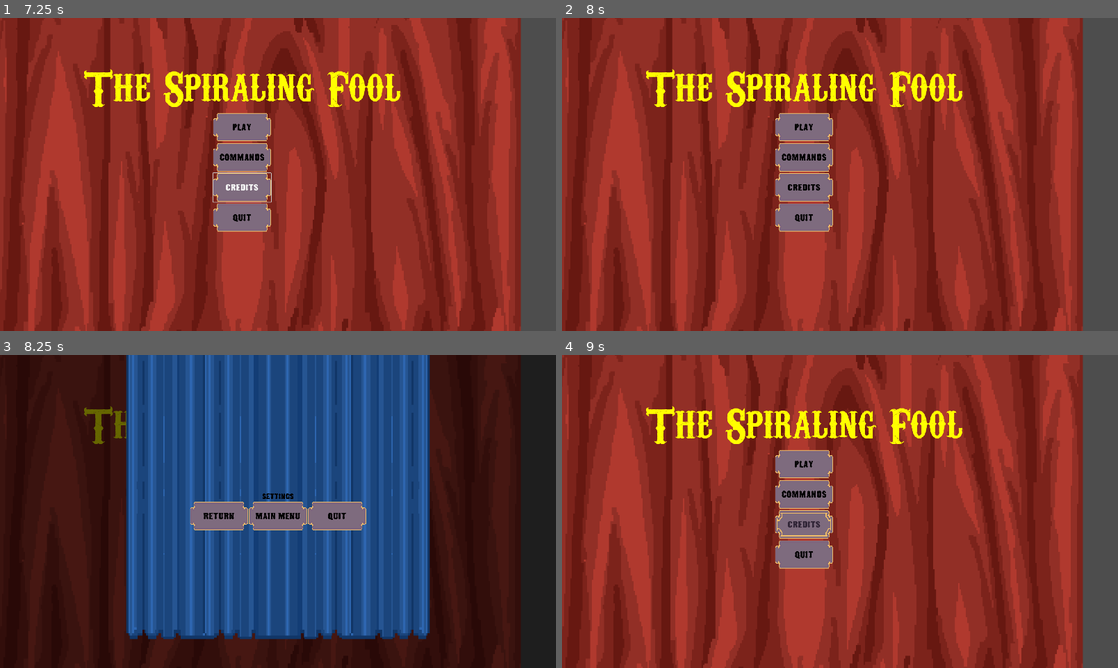
Above: before the commit, frames 1-4 (two rows, left to right).
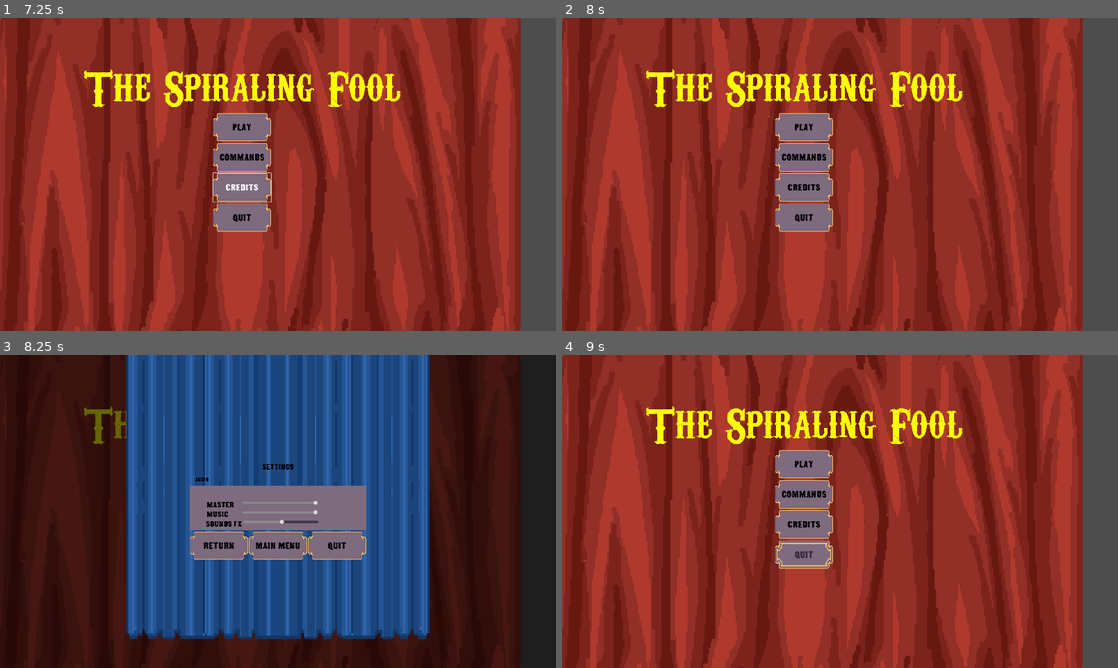
Above: after the commit, the same moments.

Repository: OscarPindaro/BossRushJam2025
Game: Godot game, scene res://base_controller.tscn
Two runs of this game, one before a commit and one after it. Both use one fixed random seed, a clock stepped at 60 frames per second and the inputs below. This scene is started directly instead of the project's main scene.
Inputs (mouse positions are in pixels of both pictures, inside the frame that each line leads up to):
- Up to frame 1 (7.25 s): click "Play" at 0.5 s; click "Play" at 1.25 s; click (27, 33) at 2 s; click "Commands" at 2.75 s; click "Credits" at 3.5 s; move the mouse to (400, 158) at 4.27 s; hold D (ui_right) 4.28-5.03 s; move the mouse to (166, 190) at 5.02 s; hold S (ui_down) 5.03-5.78 s; move the mouse to (333, 105) at 5.77 s; hold D (ui_right) 5.78-6.53 s; move the mouse to (250, 237) at 6.52 s; hold W (ui_up) from 6.53 s (still down)
- Up to frame 2 (8 s): move the mouse to (1006, 221) at 7.27 s; release W (ui_up) at 7.28 s; hold A (ui_left) from 7.28 s (still down)
- Up to frame 3 (8.25 s): keep holding A (ui_left); tap Enter at 8 s; move the mouse to (111, 464) at 8.02 s
- Up to frame 4 (9 s): release A (ui_left) at 8.75 s; click "Return" at 8.75 s

Frames 1-2 are identical in both runs. In frame 3, 5.4% of the frame differs, in the area x 34-66%, y 34-66%; in frame 4, 0.3%.
Error in both runs: Cannot call method 'instantiate' on a null value. (res://scenes/controller/scene_dock.gd:44)

Commit message:
fixed audio, audio sliders and added some sounds

Diff:
--- a/asset/sfx/strong_man/strongman_sounds.tres
+++ b/asset/sfx/strong_man/strongman_sounds.tres
@@ -1,9 +1,10 @@
-[gd_resource type="Resource" script_class="SoundsCollection" load_steps=7 format=3 uid="uid://ci1ddpt6csa3x"]
+[gd_resource type="Resource" script_class="SoundsCollection" load_steps=9 format=3 uid="uid://ci1ddpt6csa3x"]
 
 [ext_resource type="Script" path="res://scenes/player/audio_tracks.gd" id="1_7cu8x"]
 [ext_resource type="Script" path="res://scenes/player/audio_track.gd" id="2_h25ol"]
 [ext_resource type="AudioStream" uid="uid://vlr0jgaedrxt" path="res://asset/sfx/strong_man/attack_charge.wav" id="3_k1q4p"]
 [ext_resource type="AudioStream" uid="uid://byfw0ebodpbkx" path="res://asset/sfx/strong_man/attack_slam.wav" id="4_77olk"]
+[ext_resource type="AudioStream" uid="uid://d1e1ks2gksc2x" path="res://asset/sfx/strong_man/strongman_death.wav" id="5_nisuu"]
 
 [sub_resource type="Resource" id="Resource_j6qmr"]
 script = ExtResource("2_h25ol")
@@ -15,6 +16,11 @@
 track_name = "slam_attack"
 track_file = ExtResource("4_77olk")
 
+[sub_resource type="Resource" id="Resource_mg8v5"]
+script = ExtResource("2_h25ol")
+track_name = "death"
+track_file = ExtResource("5_nisuu")
+
 [resource]
 script = ExtResource("1_7cu8x")
-sounds = Array[ExtResource("2_h25ol")]([SubResource("Resource_j6qmr"), SubResource("Resource_4cckn")])
+sounds = Array[ExtResource("2_h25ol")]([SubResource("Resource_j6qmr"), SubResource("Resource_4cckn"), SubResource("Resource_mg8v5")])
--- a/default_bus_layout.tres
+++ b/default_bus_layout.tres
@@ -13,3 +13,21 @@
 bus/2/bypass_fx = false
 bus/2/volume_db = -5.625
 bus/2/send = &"Master"
+bus/3/name = &"Player"
+bus/3/solo = false
+bus/3/mute = false
+bus/3/bypass_fx = false
+bus/3/volume_db = 0.0
+bus/3/send = &"Sfx"
+bus/4/name = &"Strongman"
+bus/4/solo = false
+bus/4/mute = false
+bus/4/bypass_fx = false
+bus/4/volume_db = 0.0
+bus/4/send = &"Sfx"
+bus/5/name = &"Ballerina"
+bus/5/solo = false
+bus/5/mute = false
+bus/5/bypass_fx = false
+bus/5/volume_db = 0.0
+bus/5/send = &"Sfx"
--- a/project.godot
+++ b/project.godot
@@ -28,30 +28,34 @@
 
 ui_left={
 "deadzone": 0.5,
-"events": [Object(InputEventKey,"resource_local_to_scene":fa …(119 unchanged characters)… ressed":false,"pressed":false,"keycode":65,"physical_keycode":0,"key_label":0,"unicode":97,"location":0,"echo":false,"script":null)
+"events": [Object(InputEventKey,"resource_local_to_scene":fa …(119 unchanged characters)… ressed":false,"pressed":false,"keycode":4194319,"physical_keycode":0,"key_label":0,"unicode":0,"location":0,"echo":false,"script":null)
 , Object(InputEventJoypadButton,"resource_local_to_scene":false,"resource_name":"","device":0,"button_index":13,"pressure":0.0,"pressed":false,"script":null)
 , Object(InputEventJoypadMotion,"resource_local_to_scene":false,"resource_name":"","device":0,"axis":0,"axis_value":-1.0,"script":null)
+, Object(InputEventKey,"resource_local_to_scene":false,"resource_name":"","device":-1,"window_id":0,"alt_pressed":false,"shift_pressed":false,"ctrl_pressed":false,"meta_pressed":false,"pressed":false,"keycode":0,"physical_keycode":65,"key_label":0,"unicode":97,"location":0,"echo":false,"script":null)
 ]
 }
 ui_right={
 "deadzone": 0.5,
-"events": [Object(InputEventKey,"resource_local_to_scene":fa …(119 unchanged characters)… ressed":false,"pressed":false,"keycode":68,"physical_keycode":0,"key_label":0,"unicode":100,"location":0,"echo":false,"script":null)
+"events": [Object(InputEventKey,"resource_local_to_scene":fa …(119 unchanged characters)… ressed":false,"pressed":false,"keycode":4194321,"physical_keycode":0,"key_label":0,"unicode":0,"location":0,"echo":false,"script":null)
 , Object(InputEventJoypadButton,"resource_local_to_scene":false,"resource_name":"","device":0,"button_index":14,"pressure":0.0,"pressed":false,"script":null)
 , Object(InputEventJoypadMotion,"resource_local_to_scene":false,"resource_name":"","device":0,"axis":0,"axis_value":1.0,"script":null)
+, Object(InputEventKey,"resource_local_to_scene":false,"resource_name":"","device":-1,"window_id":0,"alt_pressed":false,"shift_pressed":false,"ctrl_pressed":false,"meta_pressed":false,"pressed":false,"keycode":0,"physical_keycode":68,"key_label":0,"unicode":100,"location":0,"echo":false,"script":null)
 ]
 }
 ui_up={
 "deadzone": 0.5,
-"events": [Object(InputEventKey,"resource_local_to_scene":fa …(119 unchanged characters)… ressed":false,"pressed":false,"keycode":87,"physical_keycode":0,"key_label":0,"unicode":119,"location":0,"echo":false,"script":null)
+"events": [Object(InputEventKey,"resource_local_to_scene":fa …(119 unchanged characters)… ressed":false,"pressed":false,"keycode":4194320,"physical_keycode":0,"key_label":0,"unicode":0,"location":0,"echo":false,"script":null)
 , Object(InputEventJoypadButton,"resource_local_to_scene":false,"resource_name":"","device":0,"button_index":11,"pressure":0.0,"pressed":false,"script":null)
 , Object(InputEventJoypadMotion,"resource_local_to_scene":false,"resource_name":"","device":0,"axis":1,"axis_value":-1.0,"script":null)
+, Object(InputEventKey,"resource_local_to_scene":false,"resource_name":"","device":-1,"window_id":0,"alt_pressed":false,"shift_pressed":false,"ctrl_pressed":false,"meta_pressed":false,"pressed":false,"keycode":0,"physical_keycode":87,"key_label":0,"unicode":119,"location":0,"echo":false,"script":null)
 ]
 }
 ui_down={
 "deadzone": 0.5,
-"events": [Object(InputEventKey,"resource_local_to_scene":fa …(119 unchanged characters)… ressed":false,"pressed":false,"keycode":83,"physical_keycode":0,"key_label":0,"unicode":115,"location":0,"echo":false,"script":null)
+"events": [Object(InputEventKey,"resource_local_to_scene":fa …(119 unchanged characters)… ressed":false,"pressed":false,"keycode":4194322,"physical_keycode":0,"key_label":0,"unicode":0,"location":0,"echo":false,"script":null)
 , Object(InputEventJoypadButton,"resource_local_to_scene":false,"resource_name":"","device":0,"button_index":12,"pressure":0.0,"pressed":false,"script":null)
 , Object(InputEventJoypadMotion,"resource_local_to_scene":false,"resource_name":"","device":0,"axis":1,"axis_value":1.0,"script":null)
+, Object(InputEventKey,"resource_local_to_scene":false,"resource_name":"","device":-1,"window_id":0,"alt_pressed":false,"shift_pressed":false,"ctrl_pressed":false,"meta_pressed":false,"pressed":false,"keycode":0,"physical_keycode":83,"key_label":0,"unicode":115,"location":0,"echo":false,"script":null)
 ]
 }
 
--- a/scenes/balls/rag_ball.tscn
+++ b/scenes/balls/rag_ball.tscn
@@ -4,7 +4,7 @@
 [ext_resource type="Texture2D" uid="uid://bbpahas4mr50q" path="res://asset/graphic/Palla DA foca.png" id="2_dg8q1"]
 [ext_resource type="AudioStream" uid="uid://bgbi8m00cfrw2" path="res://asset/sfx/player/dealing_damage/8-bit_damage.wav" id="3_n6ho7"]
 [ext_resource type="Script" path="res://scenes/player/sounds.gd" id="3_nlntq"]
-[ext_resource type="Resource" uid="uid://ci1ddpt6csa3x" path="res://asset/sfx/strong_man/strongman_sounds.tres" id="5_n5gsb"]
+[ext_resource type="Resource" uid="uid://yjnevhy004ah" path="res://scenes/player/player_sounds.tres" id="5_hx4h1"]
 
 [sub_resource type="CircleShape2D" id="CircleShape2D_q8gx0"]
 radius = 6.0
@@ -22,6 +22,8 @@
 
 [node name="Sounds" type="AudioStreamPlayer2D" parent="." index="2"]
 stream = ExtResource("3_n6ho7")
+volume_db = -10.0
+bus = &"Player"
 script = ExtResource("3_nlntq")
-sound_collection = ExtResource("5_n5gsb")
+sound_collection = ExtResource("5_hx4h1")
 track_name = "DEAL_DMG"
--- a/scenes/bosses/ballerina/ballerina.gd
+++ b/scenes/bosses/ballerina/ballerina.gd
@@ -110,3 +110,10 @@
 
 func _on_player_hitted():
 	player.take_damage(cerchio_dmg)
+
+func take_damage(damage) -> void:
+	hp -= damage
+	emit_signal("boss_damaged", damage)
+	if hp <= 0:
+		boss_dead.emit()
+		audio_defeat.play()
--- a/scenes/bosses/ballerina/ballerina.tscn
+++ b/scenes/bosses/ballerina/ballerina.tscn
@@ -182,17 +182,17 @@
 
 [node name="Dash" type="AudioStreamPlayer2D" parent="." index="2"]
 stream = ExtResource("6_c2fx8")
-bus = &"Sfx"
+bus = &"Ballerina"
 
 [node name="Shoot" type="AudioStreamPlayer2D" parent="." index="3"]
-bus = &"Sfx"
+bus = &"Ballerina"
 
 [node name="Defeat" type="AudioStreamPlayer2D" parent="." index="4"]
 stream = ExtResource("7_3uel1")
-bus = &"Sfx"
+bus = &"Ballerina"
 
 [node name="Hit_received" type="AudioStreamPlayer2D" parent="." index="5"]
-bus = &"Sfx"
+bus = &"Ballerina"
 
 [node name="CollisionShape2D" type="CollisionShape2D" parent="." index="6"]
 shape = SubResource("CircleShape2D_kwmqf")
--- a/scenes/bosses/strongman/strong_man.gd
+++ b/scenes/bosses/strongman/strong_man.gd
@@ -14,6 +14,7 @@
 
 var vision_player: Player = null
 var is_stomping: bool = false
+var is_dead = false
 
 # Called when the node enters the scene tree for the first time.
 func _ready() -> void:
@@ -111,3 +112,12 @@
 		if vision_player != null:
 			start_or_continue_stomp_timer()
 		stomp_attack.tween_vortex()
+
+func take_damage(damage) -> void:
+	hp -= damage
+	emit_signal("boss_damaged", damage)
+	if hp <= 0:
+		boss_dead.emit()
+		if !is_dead:
+			audio_player.play_sound("death")
+		is_dead = true
--- a/scenes/bosses/strongman/strong_man.tscn
+++ b/scenes/bosses/strongman/strong_man.tscn
@@ -245,7 +245,7 @@
 
 [node name="Sounds" type="AudioStreamPlayer2D" parent="." index="9"]
 stream = ExtResource("6_ckkjr")
-bus = &"Sfx"
+bus = &"Strongman"
 script = ExtResource("6_kpbmr")
 sound_collection = ExtResource("7_hjb3e")
 track_name = "charge_attack"
--- a/scenes/game/game.tscn
+++ b/scenes/game/game.tscn
@@ -5,7 +5,7 @@
 [ext_resource type="Script" path="res://scenes/menu/base_menu.gd" id="2_qw0xe"]
 [ext_resource type="PackedScene" uid="uid://cnulwif8u1373" path="res://scenes/game/base_end_screen.tscn" id="3_li1fu"]
 [ext_resource type="PackedScene" uid="uid://gpah4ea7go8w" path="res://scenes/menu/buttons/ButtonSceneChange/button_scene_change.tscn" id="3_ov6s2"]
-[ext_resource type="AudioStream" uid="uid://c5pccaj1f52c4" path="res://asset/sfx/UI/93100__cgeffex__whip-crack-01.wav" id="6_ogrh4"]
+[ext_resource type="AudioStream" uid="uid://dyn6v43j42t86" path="res://asset/sfx/UI/start_whip.wav" id="6_2tk80"]
 [ext_resource type="AudioStream" uid="uid://bq6upffg6edtd" path="res://asset/music/in_game_music.wav" id="7_vmx5s"]
 [ext_resource type="Texture2D" uid="uid://fsau5087qvli" path="res://asset/graphic/TENDA.png" id="8_v1jdo"]
 
@@ -34,7 +34,7 @@
 [node name="Map" parent="." instance=ExtResource("1_jcveh")]
 
 [node name="StartingWhip" type="AudioStreamPlayer2D" parent="."]
-stream = ExtResource("6_ogrh4")
+stream = ExtResource("6_2tk80")
 bus = &"Sfx"
 
 [node name="LevelMusic" type="AudioStreamPlayer2D" parent="."]
--- a/scenes/menu/buttons/AudioSlider/audio_slider.gd
+++ b/scenes/menu/buttons/AudioSlider/audio_slider.gd
@@ -14,10 +14,9 @@
 		$LabelContainer/Label.text = name
 	bus_index = AudioServer.get_bus_index(bus_name)
 	print (bus_index)
-	#max_volume = db_to_linear(AudioServer.get_bus_volume_db(bus_index))
-	$SliderContainer/Volume.value = db_to_linear(AudioServer.get_bus_volume_db(bus_index))
+	max_volume = 100
+	$SliderContainer/Volume.value = db_to_linear(AudioServer.get_bus_volume_db(bus_index)) * max_volume
 	print($SliderContainer/Volume.value)
-
 
 
 # Called every frame. 'delta' is the elapsed time since the previous frame.
@@ -26,13 +25,13 @@
 
 
 func _on_volume_value_changed(value: float) -> void:
-	var volume_db = linear_to_db($SliderContainer/Volume.value)
+	var volume_db = linear_to_db($SliderContainer/Volume.value / max_volume)
 	print(volume_db)
 	AudioServer.set_bus_volume_db(bus_index, volume_db)
 
 
 func linear_to_db(value: float) -> float:
-	return 20 * (log(value/$SliderContainer/Volume.max_value)/log(10) ) if value > 0 else -80
+	return 20 * (log(value)) if value > 0 else -80
 
 func db_to_linear(value: float):
-	return pow(10, value/20) * $SliderContainer/Volume.max_value
+	return pow(10, value/20) #* $SliderContainer/Volume.max_value
--- a/scenes/menu/settings_menu/settings_menu.tscn
+++ b/scenes/menu/settings_menu/settings_menu.tscn
@@ -55,7 +55,6 @@
 horizontal_alignment = 1
 
 [node name="TabContainer" type="TabContainer" parent="CanvasLayer/NinePatchRect/VBoxContainer"]
-visible = false
 custom_minimum_size = Vector2(400, 200)
 layout_mode = 2
 theme = ExtResource("1_7hog2")
@@ -87,11 +86,12 @@
 [node name="MusicSlider" parent="CanvasLayer/NinePatchRect/VBoxContainer/TabContainer/Audio/MarginContainer/VBoxContainer" instance=ExtResource("2_uoakn")]
 layout_mode = 2
 bus_name = "Music"
+label_text = "Music"
 
 [node name="SFXSlider" parent="CanvasLayer/NinePatchRect/VBoxContainer/TabContainer/Audio/MarginContainer/VBoxContainer" instance=ExtResource("2_uoakn")]
 layout_mode = 2
 bus_name = "Sfx"
-label_text = "Sound Effects"
+label_text = "Sounds FX"
 
 [node name="BackLinkContainer" type="HBoxContainer" parent="CanvasLayer/NinePatchRect/VBoxContainer"]
 layout_mode = 2
--- a/scenes/player/player.gd
+++ b/scenes/player/player.gd
@@ -25,6 +25,7 @@
 func _ready() -> void:
 	self.player_dead.connect(on_player_death)
 
+
 func on_player_death():
 	dead = true
 	var tween = get_tree().create_tween()
@@ -35,6 +36,12 @@
 func take_damage(dmg_amount: float) -> float:
 	current_hp = current_hp - dmg_amount
 	emit_signal("player_damaged", dmg_amount)
+	if !dead:
+		audio.play_sound("TAKE_DMG")
+	var tween = get_tree().create_tween()
+	# Fade to 0.5 alpha
+	tween.tween_property(self, "modulate:v", 1, 0.01).from(15)
+
 	if current_hp < 0:
 		player_dead.emit()
 	return current_hp
--- a/scenes/player/player.tscn
+++ b/scenes/player/player.tscn
@@ -3,8 +3,8 @@
 [ext_resource type="Script" path="res://scenes/player/player.gd" id="1_iqo1o"]
 [ext_resource type="Texture2D" uid="uid://c3usfowlc3in" path="res://asset/graphic/MC Anim-Sheet.png" id="2_wku6e"]
 [ext_resource type="Script" path="res://scenes/player/sounds.gd" id="3_6rq4q"]
-[ext_resource type="AudioStream" uid="uid://bgbi8m00cfrw2" path="res://asset/sfx/player/dealing_damage/8-bit_damage.wav" id="3_yrrv1"]
-[ext_resource type="Resource" uid="uid://ci1ddpt6csa3x" path="res://asset/sfx/strong_man/strongman_sounds.tres" id="5_bx3p1"]
+[ext_resource type="AudioStream" uid="uid://daohktsf32qrs" path="res://asset/sfx/player/footsteps/footstep5.wav" id="3_e3n83"]
+[ext_resource type="Resource" uid="uid://yjnevhy004ah" path="res://scenes/player/player_sounds.tres" id="5_0fjq6"]
 
 [sub_resource type="AtlasTexture" id="AtlasTexture_ng7hk"]
 atlas = ExtResource("2_wku6e")
@@ -96,8 +96,9 @@
 shape = SubResource("CapsuleShape2D_juipm")
 
 [node name="Sounds" type="AudioStreamPlayer2D" parent="." groups=["Player"]]
-stream = ExtResource("3_yrrv1")
-bus = &"Sfx"
+stream = ExtResource("3_e3n83")
+volume_db = -10.0
+bus = &"Player"
 script = ExtResource("3_6rq4q")
-sound_collection = ExtResource("5_bx3p1")
-track_name = "DEAL_DMG"
+sound_collection = ExtResource("5_0fjq6")
+track_name = "STOP_MOVING"
--- a/scenes/player/player_sounds.tres
+++ b/scenes/player/player_sounds.tres
@@ -8,6 +8,8 @@
 [ext_resource type="AudioStream" uid="uid://d11j11v84e7ab" path="res://asset/sfx/player/footsteps/footstep2.wav" id="6_ih4a8"]
 [ext_resource type="AudioStream" uid="uid://dwhwjt1h4yegm" path="res://asset/sfx/player/footsteps/footstep3.wav" id="7_wny3n"]
 [ext_resource type="AudioStream" uid="uid://cmpu8s8ila1r8" path="res://asset/sfx/player/footsteps/footstep4.wav" id="8_j4gi6"]
+[ext_resource type="AudioStream" uid="uid://cqi5kfd4wov8a" path="res://asset/sfx/player/receiving_damage/receive_damage_1.wav" id="9_4nkua"]
+[ext_resource type="AudioStream" uid="uid://bikwuogqjjcny" path="res://asset/sfx/player/receiving_damage/receive_damage_2.wav" id="9_8j0g3"]
 
 [sub_resource type="Resource" id="Resource_j6qmr"]
 script = ExtResource("2_hd6tv")
@@ -35,6 +37,18 @@
 track_name = "STEP"
 track_file = SubResource("AudioStreamRandomizer_qja35")
 
+[sub_resource type="AudioStreamRandomizer" id="AudioStreamRandomizer_02b3w"]
+streams_count = 2
+stream_0/stream = ExtResource("9_4nkua")
+stream_0/weight = 0.4
+stream_1/stream = ExtResource("9_8j0g3")
+stream_1/weight = 0.6
+
+[sub_resource type="Resource" id="Resource_k5bfy"]
+script = ExtResource("2_hd6tv")
+track_name = "TAKE_DMG"
+track_file = SubResource("AudioStreamRandomizer_02b3w")
+
 [resource]
 script = ExtResource("1_0ksck")
-sounds = Array[ExtResource("2_hd6tv")]([SubResource("Resource_j6qmr"), SubResource("Resource_4cckn"), SubResource("Resource_myf32")])
+sounds = Array[ExtResource("2_hd6tv")]([SubResource("Resource_j6qmr"), SubResource("Resource_4cckn"), SubResource("Resource_myf32"), SubResource("Resource_k5bfy")])
Not shown, added: receive_damage_2.wav.import
Not shown: 1 places in scenes/player/player_sounds.tres that only renumber resources
Not shown, added: receive_damage_2.wav
